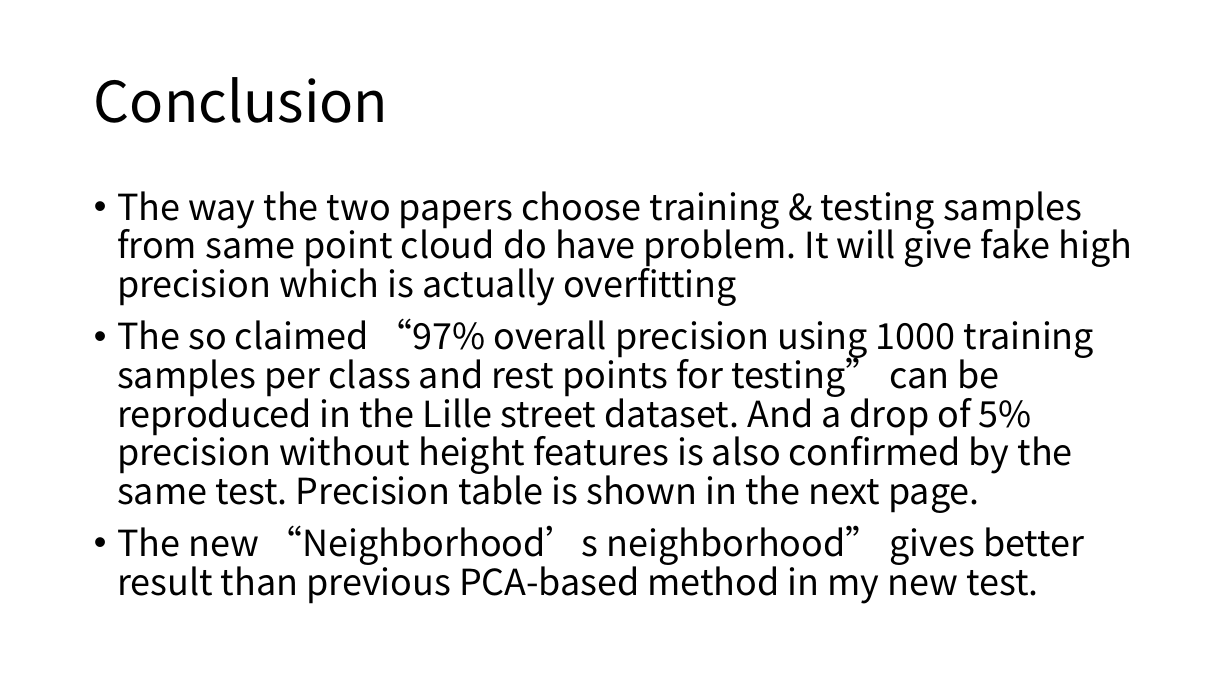
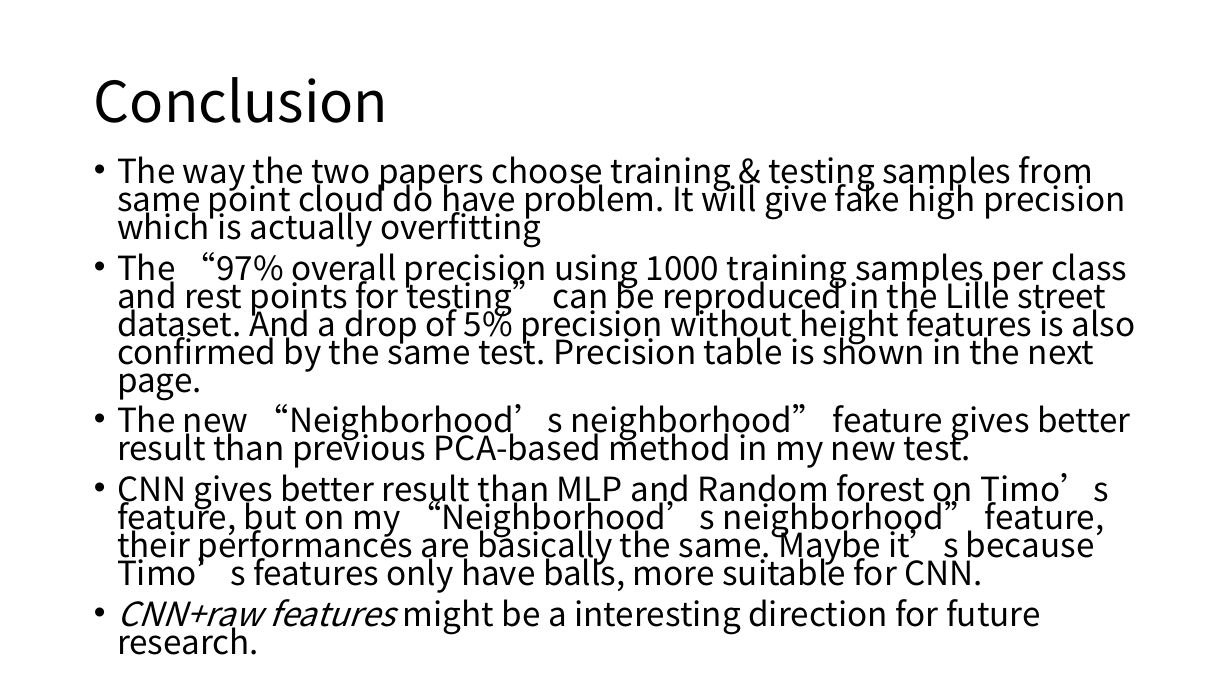
Before and after one commit to eglrp/nuage_de_points, a slide deck: slide 25 of projet/report.pptx. Drawn at 1232x693 pixels with LibreOffice and Linux fonts; fonts in the diff are those of the drawing. Boxes give left, top, right and bottom in pixels: in the first picture for what was removed or moved away, otherwise in the second. Text is boxed around its words. In the diff, an @@ line names an element or a change of style, - is before the commit and + after.

Commit message:
final ppt 2

```diff
--- a/projet/report.pptx
+++ b/projet/report.pptx
@@ text "The way the two papers ...": place and size @@
-text "The way the two papers ..." at (117, 191, 1132, 604)
+text "The way the two papers ..." at (117, 156, 1136, 635)
@@ text at (117, 156, 1126, 248): size 28 to 25.9 pt in "The way the two papers choose training ..."; line spacing 0.9 to 0.7 @@
@@ text at (117, 246, 1136, 635): text changed; size 28 to 25.9 pt @@
-• The so claimed “97% overall precision using 1000 training samples per class and rest points for testing” can be reproduced in the Lille street dataset. And a drop of 5% precision without height features is also confirmed by the same test. Precision table is shown in the next page.
-• The new “Neighborhood’s neighborhood” gives better result than previous PCA-based method in my new test.
+• The “97% overall precision using 1000 training samples per class and rest points for testing” can be reproduced in the Lille street dataset. And a drop of 5% precision without height features is also confirmed by the same test. Precision table is shown in the next page.
+• The new “Neighborhood’s neighborhood” feature gives better result than previous PCA-based method in my new test.
+• CNN gives better result than MLP and Random forest on Timo’s feature, but on my “Neighborhood’s neighborhood” feature, their performances are basically the same. Maybe it’s because Timo’s features only have balls, more suitable for CNN.
+• CNN+raw features might be a interesting direction for future research.
```
